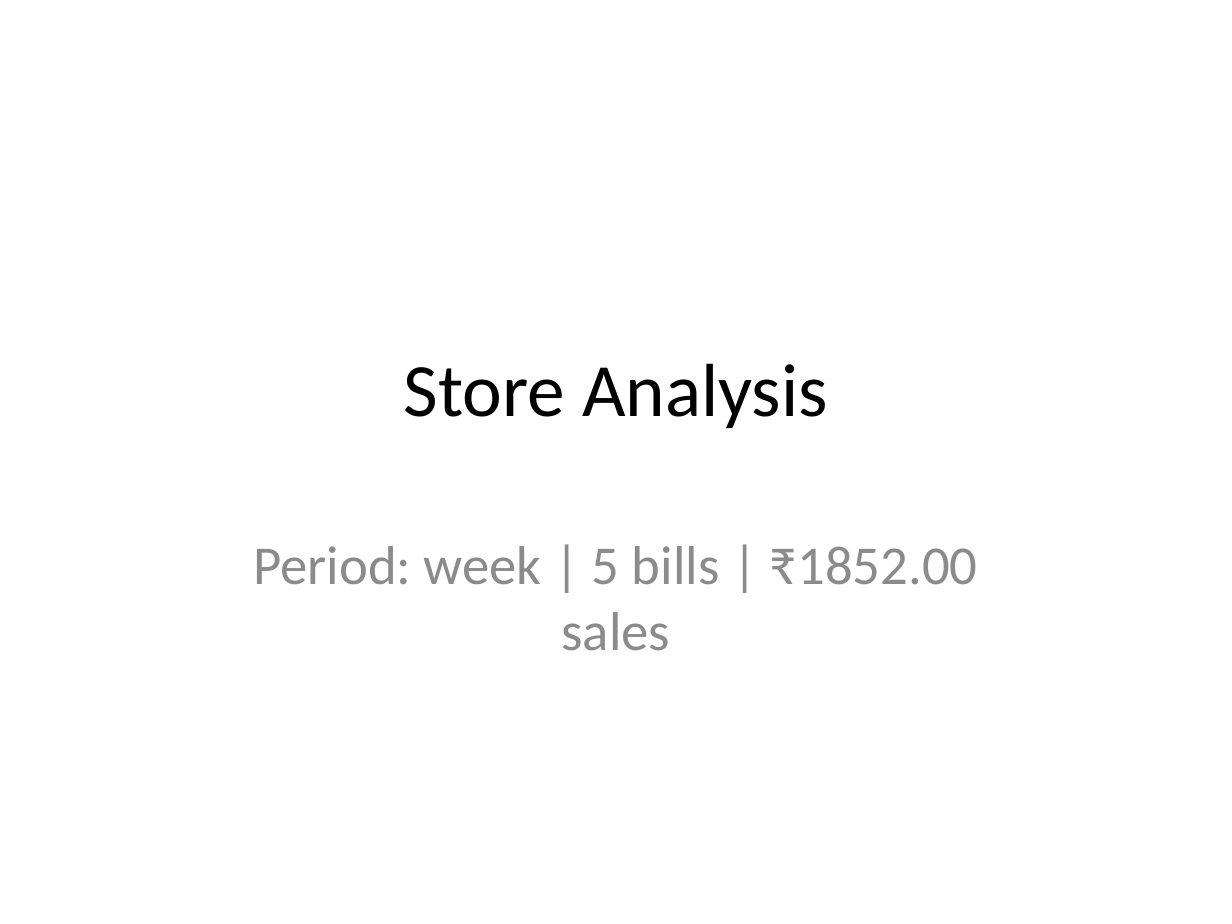
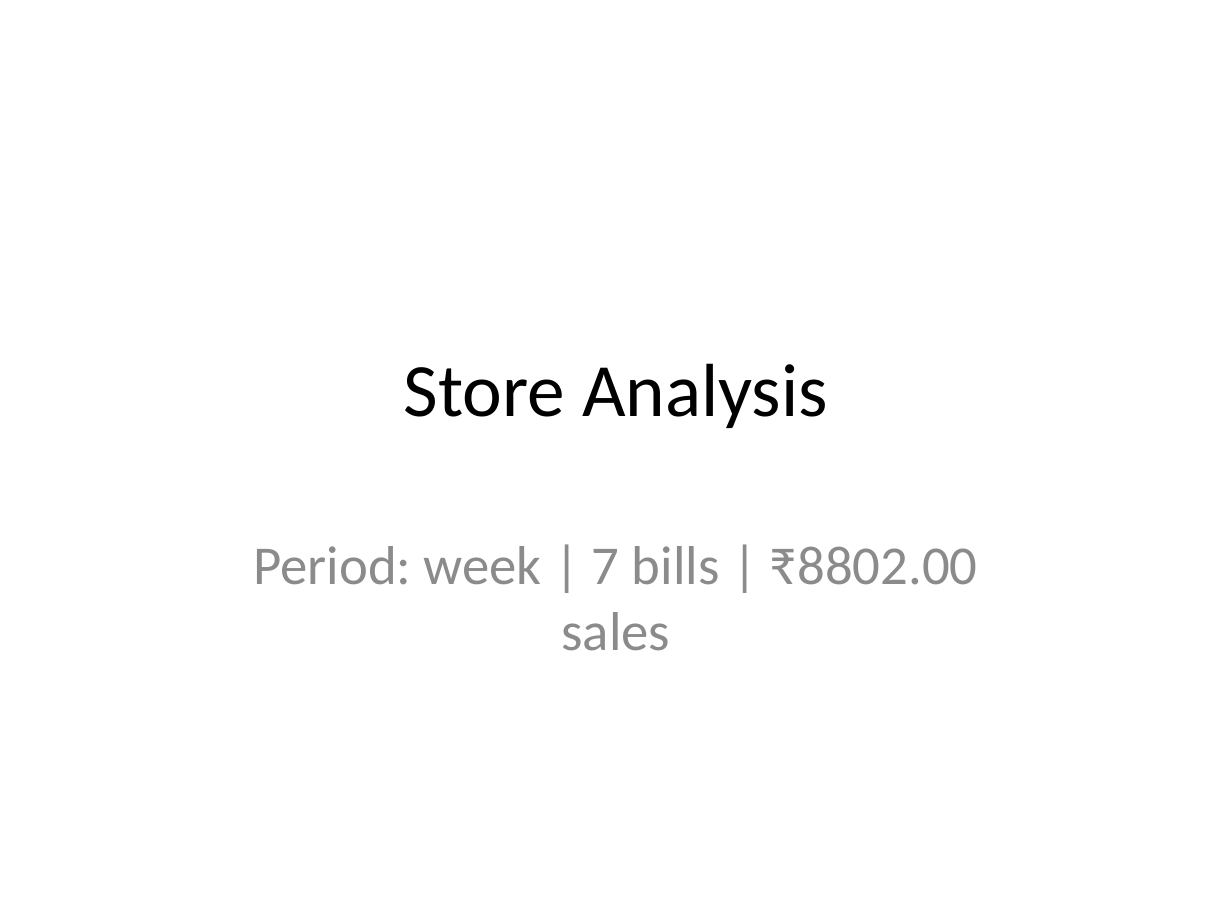
Before and after one commit to Tej1021/kirana-agent, a slide deck: slide 1 of artifacts/analysis_6205693800_week.pptx. Drawn at 1232x924 pixels with LibreOffice and Linux fonts; fonts in the diff are those of the drawing. Boxes give left, top, right and bottom in pixels: in the first picture for what was removed or moved away, otherwise in the second. Text is boxed around its words. In the diff, an @@ line names an element or a change of style, - is before the commit and + after.

```diff
--- a/artifacts/analysis_6205693800_week.pptx
+++ b/artifacts/analysis_6205693800_week.pptx
@@ subtitle at (253, 546, 978, 651): text changed @@
-Period: week | 5 bills | ₹1852.00 sales
+Period: week | 7 bills | ₹8802.00 sales
```
Also in this commit, not shown: 2 other slides changed, 7 other files.
